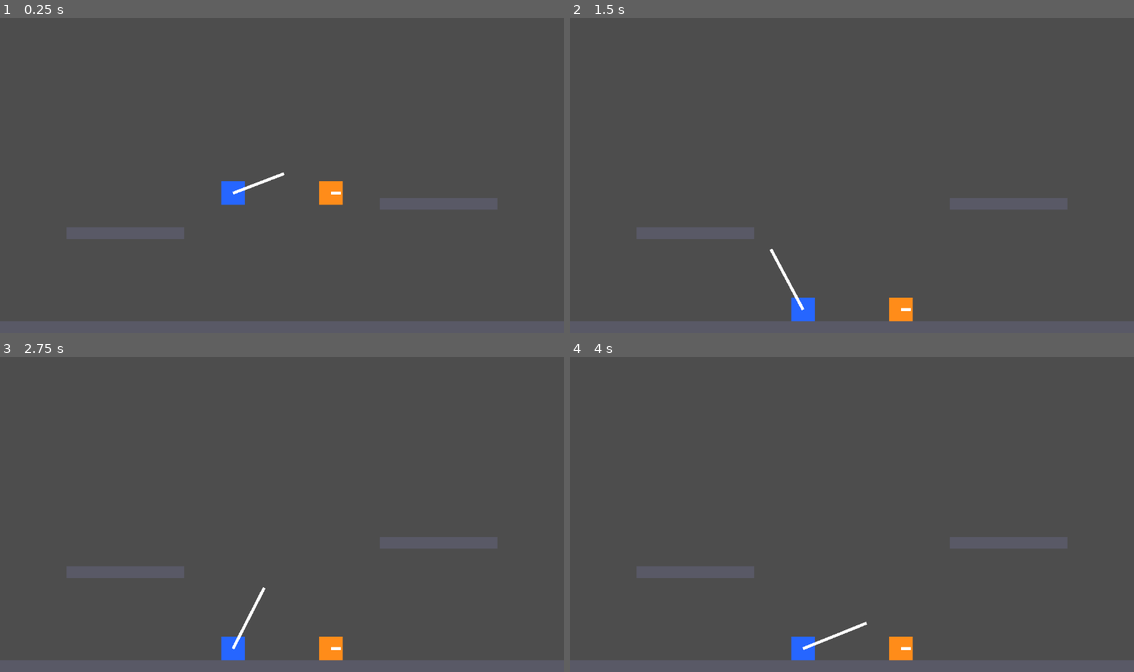
Above: before the commit, frames 1-4 (two rows, left to right).
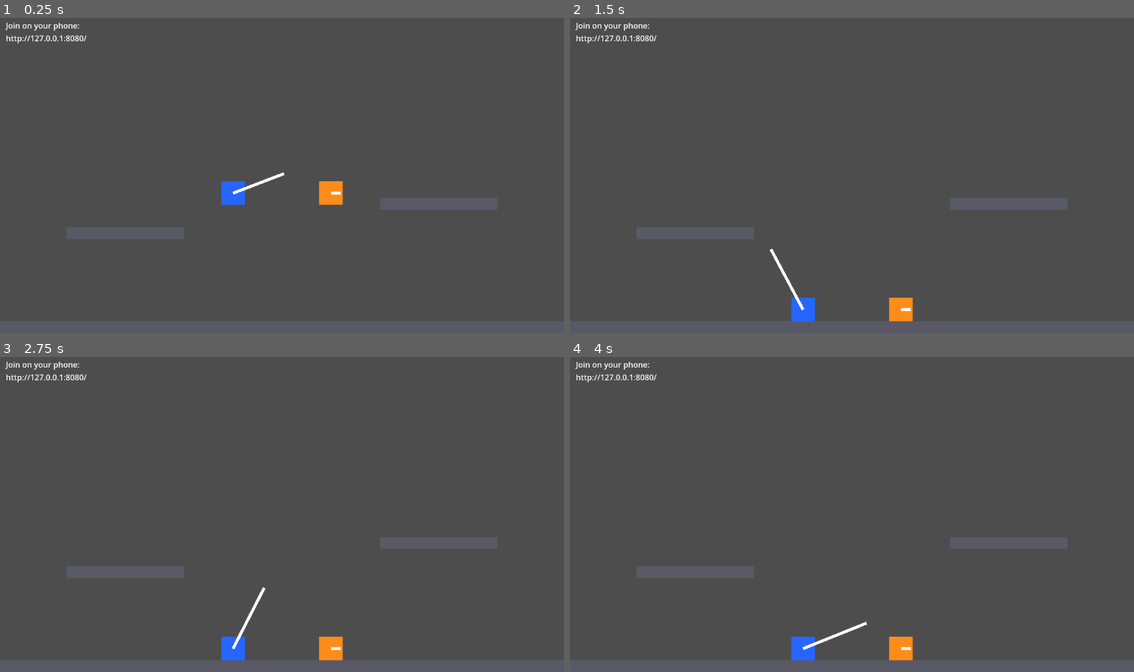
Above: after the commit, the same moments.

Repository: tkneeland/pickfight
Game: Godot game, scene res://scenes/Main.tscn
Same seed, same stepped clock (60 frames per second), same inputs: the game is played once before the commit and once after it.
Inputs (mouse positions are in pixels of both pictures, inside the frame that each line leads up to):
- Up to frame 1 (0.25 s): no input
- Up to frame 2 (1.5 s): move the mouse to (976, 159) at 0.52 s; hold D 0.53-1.28 s; tap Enter at 1.25 s; move the mouse to (739, 191) at 1.27 s; hold S from 1.28 s (still down)
- Up to frame 3 (2.75 s): tap Space at 2 s; move the mouse to (338, 445) at 2.02 s; release S at 2.03 s; hold D from 2.03 s (still down)
- Up to frame 4 (4 s): tap Enter at 2.75 s; move the mouse to (823, 577) at 2.77 s; release D at 2.78 s; hold W 2.78-3.53 s; tap Space at 3.5 s; move the mouse to (1021, 561) at 3.52 s; hold A from 3.53 s (still down)

The runs differ from the first frame. In frame 1, 0.3% of the frame differs, in the area x 0-16%, y 1-9%; in frame 2, 0.3%; in frame 3, 0.3%; in frame 4, 0.3%.

Commit message:
Serve the controller page and relay phone input to players
Adds the host-side transport that ADR-0001/0002/0003 commit to: a phone on
the LAN opens a URL, drags, and drives a player's arm.

- scripts/ControllerServer.gd: two TCPServers polled from _process. 8080
  serves res://controller/index.html (read per request, __WS_PORT__
  substituted, so page tuning needs no host restart); 8081 accepts
  WebSocket controllers, binds each to the lowest free player slot in join
  order and answers with {"slot":i}. Two ports because StreamPeerTCP cannot
  peek and accept_stream must read the handshake itself. Each frame it
  drains every queued packet and keeps only the last 8-byte one, so stale
  input is discarded rather than replayed.
- controller/index.html: single self-contained page. Relative drag from a
  pointerdown anchor, clamped to the unit disc against a tunable drag
  radius, streamed as an 8-byte float32 pair every requestAnimationFrame.
  Coalesced pointer events, preventDefault on touch, 1 s reconnect.
- tools/ws_probe_client.gd: headless probe speaking the real wire format,
  with direction/reach/release sequences; two probes bind slots 0 and 1.
- scenes/Main.tscn: ControllerServer wired to Player1/Player2 plus an
  on-screen join URL label.
- README: real run instructions replacing the stale prototype note.

Screen Wake Lock is requested best-effort and will reject over plain HTTP
(secure-context only). Recorded deviation from the letter of ADR-0002; no
HTTPS and no hidden-video hack in this work package.

Co-Authored-By: Claude Opus 5 <noreply@anthropic.com>

Diff:
--- a/scenes/Main.tscn
+++ b/scenes/Main.tscn
@@ -1,7 +1,8 @@
-[gd_scene load_steps=3 format=3]
+[gd_scene load_steps=4 format=3]
 
 [ext_resource type="PackedScene" path="res://scenes/Arena.tscn" id="1"]
 [ext_resource type="PackedScene" path="res://scenes/Player.tscn" id="2"]
+[ext_resource type="Script" path="res://scripts/ControllerServer.gd" id="3"]
 
 [node name="Main" type="Node2D"]
 
@@ -23,3 +24,17 @@
 
 [node name="Body" parent="Player2" index="1"]
 color = Color(1, 0.55, 0.1, 1)
+
+[node name="UI" type="CanvasLayer" parent="."]
+
+[node name="JoinLabel" type="Label" parent="UI"]
+offset_left = 12.0
+offset_top = 8.0
+offset_right = 620.0
+offset_bottom = 70.0
+text = "Join on your phone: starting server..."
+
+[node name="ControllerServer" type="Node" parent="."]
+script = ExtResource("3")
+players = [NodePath("../Player1"), NodePath("../Player2")]
+join_label_path = NodePath("../UI/JoinLabel")
--- /dev/null
+++ b/scripts/ControllerServer.gd
@@ -0,0 +1,263 @@
+extends Node
+
+## Host-side input transport for phone controllers (ADR-0001, ADR-0002).
+##
+## Runs two TCP listeners, polled from `_process`:
+##
+##   * `http_port` (8080) serves `res://controller/index.html` — the controller
+##     page a player opens on their phone.
+##   * `ws_port` (8081) accepts WebSocket connections from that page and binds
+##     each one to a player slot in join order.
+##
+## Two ports rather than one because `StreamPeerTCP` cannot peek: once bytes
+## are read to route an HTTP request they are consumed, and
+## `WebSocketPeer.accept_stream` has to read the handshake itself.
+##
+## Wire format phone -> host: one binary frame per controller frame, exactly
+## 8 bytes, `float32 x` then `float32 y`, little-endian, unit-disc normalised.
+## Wire format host -> phone: one text frame `{"slot":<i>}` sent on bind.
+##
+## Run the host with `-- --log-input` to print every decoded packet and every
+## bind/unbind; the automated checks assert on those lines.
+
+const PAGE_PATH: String = "res://controller/index.html"
+const WS_PORT_TOKEN: String = "__WS_PORT__"
+const MAX_HEADER_BYTES: int = 8192
+const PACKET_SIZE: int = 8
+const ANGLE_LOG_EPSILON: float = 0.0005
+const LENGTH_LOG_EPSILON: float = 0.05
+
+@export var http_port: int = 8080
+@export var ws_port: int = 8081
+@export var players: Array[NodePath] = []
+@export var join_label_path: NodePath
+
+## One pending HTTP request: the socket plus the bytes read so far.
+class HttpConn extends RefCounted:
+	var tcp: StreamPeerTCP
+	var buf: PackedByteArray = PackedByteArray()
+
+	func _init(p_tcp: StreamPeerTCP) -> void:
+		tcp = p_tcp
+
+var log_input: bool = false
+
+var _http_server: TCPServer = TCPServer.new()
+var _ws_server: TCPServer = TCPServer.new()
+var _http_clients: Array[HttpConn] = []
+var _pending: Array[WebSocketPeer] = []
+
+# Untyped on purpose: elements are `Player` nodes and GDScript's analyser
+# would reject `set_input_vector` on a statically typed `Node`.
+var _players: Array = []
+var _slot_peers: Array[WebSocketPeer] = []
+var _last_arm: PackedVector2Array = PackedVector2Array()
+
+func _ready() -> void:
+	log_input = OS.get_cmdline_user_args().has("--log-input")
+
+	for path in players:
+		_players.append(get_node_or_null(path))
+	_slot_peers.resize(_players.size())
+	_last_arm.resize(_players.size())
+	for i in _last_arm.size():
+		_last_arm[i] = Vector2(NAN, NAN)
+
+	var http_err: int = _http_server.listen(http_port)
+	if http_err != OK:
+		push_error("ControllerServer: cannot listen on HTTP port %d (error %d)" % [http_port, http_err])
+	var ws_err: int = _ws_server.listen(ws_port)
+	if ws_err != OK:
+		push_error("ControllerServer: cannot listen on WebSocket port %d (error %d)" % [ws_port, ws_err])
+
+	var urls: PackedStringArray = _join_urls()
+	if urls.is_empty():
+		print("ControllerServer: no non-loopback IPv4 address found; try http://127.0.0.1:%d/" % http_port)
+	for url in urls:
+		print("Controller page: %s" % url)
+
+	var label: Label = get_node_or_null(join_label_path) as Label
+	if label != null:
+		label.text = "Join on your phone:\n" + ("\n".join(urls) if not urls.is_empty() else "http://127.0.0.1:%d/" % http_port)
+
+func _process(_delta: float) -> void:
+	_process_http()
+	_process_websocket()
+
+# --- HTTP -------------------------------------------------------------------
+
+func _join_urls() -> PackedStringArray:
+	var urls: PackedStringArray = PackedStringArray()
+	for addr: String in IP.get_local_addresses():
+		if addr.contains(":"):
+			continue # IPv6
+		if addr.begins_with("127."):
+			continue # loopback
+		urls.append("http://%s:%d/" % [addr, http_port])
+	return urls
+
+func _process_http() -> void:
+	while _http_server.is_connection_available():
+		var tcp: StreamPeerTCP = _http_server.take_connection()
+		if tcp == null:
+			continue
+		tcp.set_no_delay(true)
+		_http_clients.append(HttpConn.new(tcp))
+
+	# `Array[T].duplicate()` returns an untyped Array, so the loop variable has
+	# to be typed explicitly or type inference inside the body fails to parse.
+	for conn: HttpConn in _http_clients.duplicate():
+		conn.tcp.poll()
+		if conn.tcp.get_status() != StreamPeerTCP.STATUS_CONNECTED:
+			_http_clients.erase(conn)
+			continue
+
+		var available: int = conn.tcp.get_available_bytes()
+		if available > 0:
+			var chunk: Array = conn.tcp.get_data(available)
+			if chunk[0] == OK:
+				conn.buf.append_array(chunk[1])
+
+		if conn.buf.size() > MAX_HEADER_BYTES:
+			conn.tcp.disconnect_from_host()
+			_http_clients.erase(conn)
+			continue
+
+		var text: String = conn.buf.get_string_from_ascii()
+		if not text.contains("\r\n\r\n"):
+			continue
+
+		_answer_http(conn, text.get_slice("\r\n", 0))
+		conn.tcp.disconnect_from_host()
+		_http_clients.erase(conn)
+
+func _answer_http(conn: HttpConn, request_line: String) -> void:
+	var parts: PackedStringArray = request_line.split(" ", false)
+	var method: String = parts[0] if parts.size() > 0 else ""
+	var target: String = parts[1] if parts.size() > 1 else ""
+	var path: String = target.get_slice("?", 0)
+
+	if method == "GET" and (path == "/" or path == "/index.html"):
+		var page: String = _load_page()
+		if page.is_empty():
+			_send_http(conn, 500, "Internal Server Error", "text/plain; charset=utf-8", "controller page missing".to_utf8_buffer())
+			return
+		_send_http(conn, 200, "OK", "text/html; charset=utf-8", page.to_utf8_buffer())
+		return
+
+	_send_http(conn, 404, "Not Found", "text/plain; charset=utf-8", "404 Not Found".to_utf8_buffer())
+
+## Read from disk on every request, so the page can be tuned (drag radius, feel)
+## without restarting the host.
+func _load_page() -> String:
+	var file: FileAccess = FileAccess.open(PAGE_PATH, FileAccess.READ)
+	if file == null:
+		push_error("ControllerServer: cannot open %s" % PAGE_PATH)
+		return ""
+	var html: String = file.get_as_text()
+	file.close()
+	return html.replace(WS_PORT_TOKEN, str(ws_port))
+
+func _send_http(conn: HttpConn, code: int, reason: String, content_type: String, body: PackedByteArray) -> void:
+	var header: String = "HTTP/1.1 %d %s\r\n" % [code, reason]
+	header += "Content-Type: %s\r\n" % content_type
+	header += "Content-Length: %d\r\n" % body.size()
+	header += "Cache-Control: no-store\r\n"
+	header += "Connection: close\r\n\r\n"
+	var out: PackedByteArray = header.to_utf8_buffer()
+	out.append_array(body)
+	conn.tcp.put_data(out)
+
+# --- WebSocket --------------------------------------------------------------
+
+func _process_websocket() -> void:
+	while _ws_server.is_connection_available():
+		var tcp: StreamPeerTCP = _ws_server.take_connection()
+		if tcp == null:
+			continue
+		tcp.set_no_delay(true)
+		var peer: WebSocketPeer = WebSocketPeer.new()
+		if peer.accept_stream(tcp) == OK:
+			_pending.append(peer)
+
+	for peer: WebSocketPeer in _pending.duplicate():
+		peer.poll()
+		var state: int = peer.get_ready_state()
+		if state == WebSocketPeer.STATE_OPEN:
+			_pending.erase(peer)
+			_bind(peer)
+		elif state == WebSocketPeer.STATE_CLOSED:
+			_pending.erase(peer)
+
+	for slot in _slot_peers.size():
+		var peer: WebSocketPeer = _slot_peers[slot]
+		if peer == null:
+			continue
+		peer.poll()
+		var state: int = peer.get_ready_state()
+		if state == WebSocketPeer.STATE_OPEN:
+			_drain(slot, peer)
+		elif state == WebSocketPeer.STATE_CLOSED:
+			_unbind(slot)
+			continue
+		_log_arm(slot)
+
+## Bind to the lowest free slot; refuse the connection when every player is
+## already driven by a controller.
+func _bind(peer: WebSocketPeer) -> void:
+	for slot in _slot_peers.size():
+		if _slot_peers[slot] != null:
+			continue
+		if _players[slot] == null:
+			continue
+		_slot_peers[slot] = peer
+		_last_arm[slot] = Vector2(NAN, NAN)
+		_players[slot].bind_controller()
+		peer.send_text(JSON.stringify({"slot": slot}))
+		if log_input:
+			print("slot %d bound" % slot)
+		return
+	peer.close(1000, "no free player slot")
+	if log_input:
+		print("controller refused: no free player slot")
+
+func _unbind(slot: int) -> void:
+	_slot_peers[slot] = null
+	_last_arm[slot] = Vector2(NAN, NAN)
+	if _players[slot] != null:
+		_players[slot].unbind_controller()
+	if log_input:
+		print("slot %d unbound" % slot)
+
+## Latest value wins: drain everything queued this frame and keep only the last
+## well-formed packet, so a burst never replays stale input.
+func _drain(slot: int, peer: WebSocketPeer) -> void:
+	var latest: PackedByteArray = PackedByteArray()
+	var got: bool = false
+	while peer.get_available_packet_count() > 0:
+		var pkt: PackedByteArray = peer.get_packet()
+		if pkt.size() != PACKET_SIZE:
+			continue
+		latest = pkt
+		got = true
+	if not got:
+		return
+	var v: Vector2 = Vector2(latest.decode_float(0), latest.decode_float(4))
+	_players[slot].set_input_vector(v)
+	if log_input:
+		print("slot=%d v=(%.4f, %.4f)" % [slot, v.x, v.y])
+
+## Report the arm the host actually produced, so direction/reach/release can be
+## observed without reaching into Player's internals.
+func _log_arm(slot: int) -> void:
+	if not log_input:
+		return
+	var player: Variant = _players[slot]
+	if player == null:
+		return
+	var current: Vector2 = Vector2(player.arm_angle, player.arm_length)
+	var previous: Vector2 = _last_arm[slot]
+	if is_finite(previous.x) and absf(current.x - previous.x) < ANGLE_LOG_EPSILON and absf(current.y - previous.y) < LENGTH_LOG_EPSILON:
+		return
+	_last_arm[slot] = current
+	print("slot=%d arm angle=%.4f len=%.1f" % [slot, current.x, current.y])
--- /dev/null
+++ b/tools/ws_probe_client.gd
@@ -0,0 +1,104 @@
+extends SceneTree
+
+## Headless WebSocket probe used as the real-dependency fixture for the
+## controller transport. It speaks the same 8-byte little-endian float32 wire
+## format the phone page does, so the host under test is exercised through its
+## real network seam rather than through a stub.
+##
+##   godot --headless --path . -s tools/ws_probe_client.gd -- --sequence=direction
+##
+## Arguments (after `--`):
+##   --port=8081          WebSocket port of the host under test
+##   --sequence=<name>    direction | reach | release
+##
+## Two probes run concurrently bind player slots 0 and 1.
+
+## One frame is sent per `_process` tick; the tick rate is capped so each step
+## of a sequence spans several host physics frames and is therefore observable.
+const PROBE_FPS: int = 20
+const CONNECT_TIMEOUT_SEC: float = 5.0
+const DEFAULT_PORT: int = 8081
+const DEFAULT_SEQUENCE: String = "direction"
+
+var _peer: WebSocketPeer = WebSocketPeer.new()
+var _frames: Array[Vector2] = []
+var _index: int = 0
+var _closing: bool = false
+var _waited: float = 0.0
+var _port: int = DEFAULT_PORT
+var _sequence: String = DEFAULT_SEQUENCE
+
+func _initialize() -> void:
+	Engine.max_fps = PROBE_FPS
+	for arg: String in OS.get_cmdline_user_args():
+		if arg.begins_with("--port="):
+			_port = int(arg.trim_prefix("--port="))
+		elif arg.begins_with("--sequence="):
+			_sequence = arg.trim_prefix("--sequence=")
+
+	_frames = _build_sequence(_sequence)
+	if _frames.is_empty():
+		printerr("PROBE: unknown sequence '%s' (expected direction, reach or release)" % _sequence)
+		quit(2)
+		return
+
+	# `put_packet` always writes a binary frame in Godot 4.6 (text frames go
+	# through `send_text`), so there is no write mode to select.
+	var url: String = "ws://127.0.0.1:%d" % _port
+	var err: int = _peer.connect_to_url(url)
+	if err != OK:
+		printerr("PROBE: connect_to_url(%s) failed with error %d" % [url, err])
+		quit(3)
+		return
+	print("PROBE %s connecting to %s (%d frames)" % [_sequence, url, _frames.size()])
+
+func _process(delta: float) -> bool:
+	_peer.poll()
+	var state: int = _peer.get_ready_state()
+
+	if state == WebSocketPeer.STATE_CONNECTING:
+		_waited += delta
+		if _waited > CONNECT_TIMEOUT_SEC:
+			printerr("PROBE: timed out waiting for the host to accept the handshake")
+			return true
+		return false
+
+	if state == WebSocketPeer.STATE_OPEN:
+		if _index < _frames.size():
+			var v: Vector2 = _frames[_index]
+			_peer.put_packet(_encode(v))
+			print("PROBE %s frame=%d v=(%.4f, %.4f)" % [_sequence, _index, v.x, v.y])
+			_index += 1
+		elif not _closing:
+			_closing = true
+			_peer.close(1000, "probe complete")
+		return false
+
+	if state == WebSocketPeer.STATE_CLOSING:
+		return false
+
+	print("PROBE %s done frames=%d close_code=%d" % [_sequence, _index, _peer.get_close_code()])
+	return true
+
+func _encode(v: Vector2) -> PackedByteArray:
+	var pkt: PackedByteArray = PackedByteArray()
+	pkt.resize(8)
+	pkt.encode_float(0, v.x)
+	pkt.encode_float(4, v.y)
+	return pkt
+
+func _build_sequence(name: String) -> Array[Vector2]:
+	match name:
+		"direction":
+			return [Vector2(1, 0), Vector2(0, -1), Vector2(-1, 0), Vector2(0, 1)]
+		"reach":
+			return [Vector2(0.25, 0), Vector2(0.5, 0), Vector2(1, 0)]
+		"release":
+			var frames: Array[Vector2] = []
+			for i in 30:
+				frames.append(Vector2(1, 0))
+			for i in 60:
+				frames.append(Vector2.ZERO)
+			return frames
+		_:
+			return []
Not shown, changed: README.md
Not shown, added: controller/index.html
